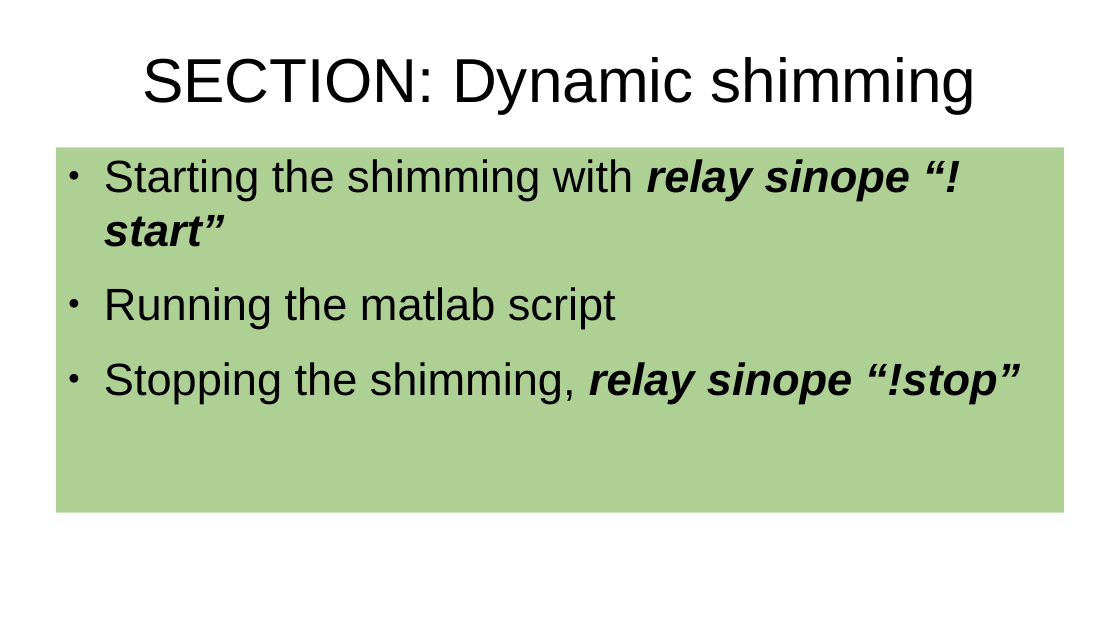
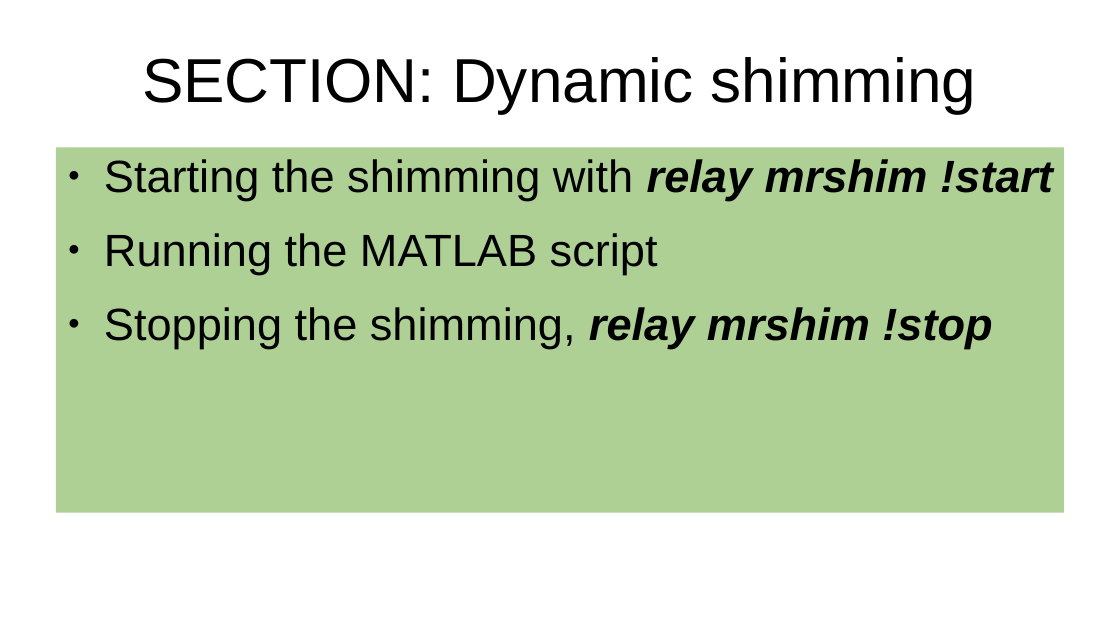
Before and after one commit to seventeenmagpie/skope-mrshim, a slide deck: slide 29 of shimmer/docs/user_guide_with_images.odp (slide 27 before the commit). Drawn at 1120x630 pixels with LibreOffice and Linux fonts; fonts in the diff are those of the drawing. Boxes give left, top, right and bottom in pixels: in the first picture for what was removed or moved away, otherwise in the second. Text is boxed around its words. In the diff, an @@ line names an element or a change of style, - is before the commit and + after.

```diff
--- a/shimmer/docs/user_guide_with_images.odp
+++ b/shimmer/docs/user_guide_with_images.odp
@@ text at (104, 159, 1053, 349): text changed @@
-● Starting the shimming with relay sinope “!start”
-● Running the matlab script
-● Stopping the shimming, relay sinope “!stop”
+● Starting the shimming with relay mrshim !start
+● Running the MATLAB script
+● Stopping the shimming, relay mrshim !stop
```
Also in this commit, not shown: 24 other slides changed, 3 slides added, 1 other file.
